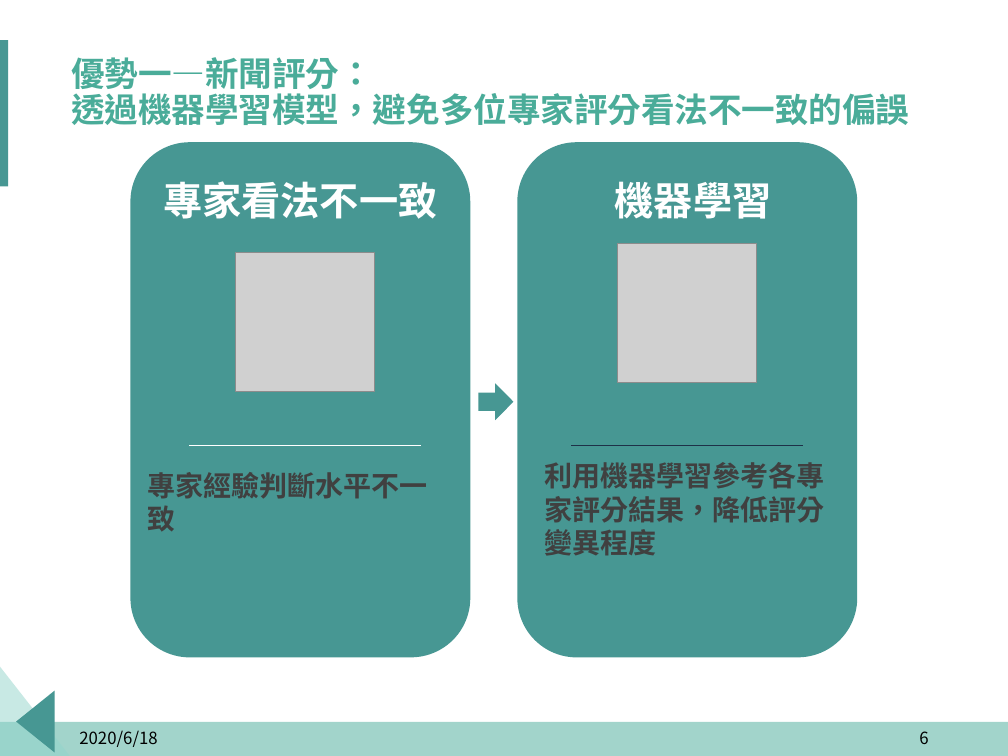
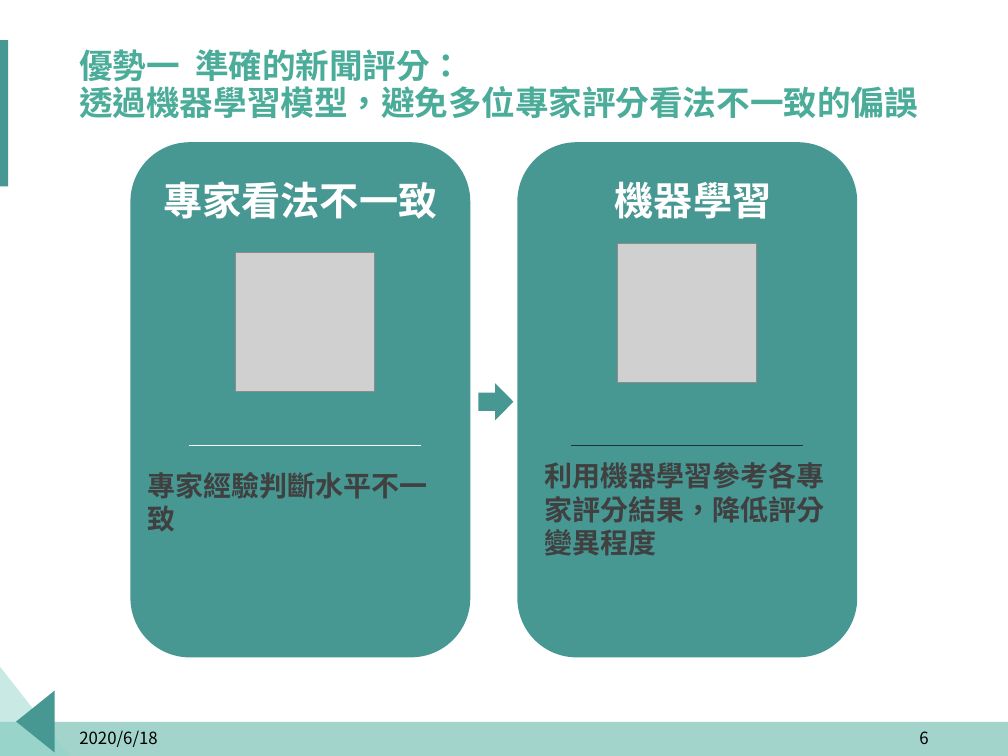
Before and after one commit to p314008dsa/Text-mining, a slide deck: slide 6 of 報告擋/Fintech.pptx. Drawn at 1008x756 pixels with LibreOffice and Linux fonts; fonts in the diff are those of the drawing; grey boxes stand for pictures; background and template pictures are left out. Boxes give left, top, right and bottom in pixels: in the first picture for what was removed or moved away, otherwise in the second. Text is boxed around its words. In the diff, an @@ line names an element or a change of style, - is before the commit and + after.

```diff
--- a/報告擋/Fintech.pptx
+++ b/報告擋/Fintech.pptx
@@ title at box(79, 49, 917, 118): text changed @@
-優勢一—新聞評分：
-透過機器學習模型，避免多位專家評分看法不一致的偏誤
+優勢一 準確的新聞評分：
+透過機器學習模型，避免多位專家評分看法不一致的偏誤
```
Also in this commit, not shown: 23 other slides changed, 2 other files.
